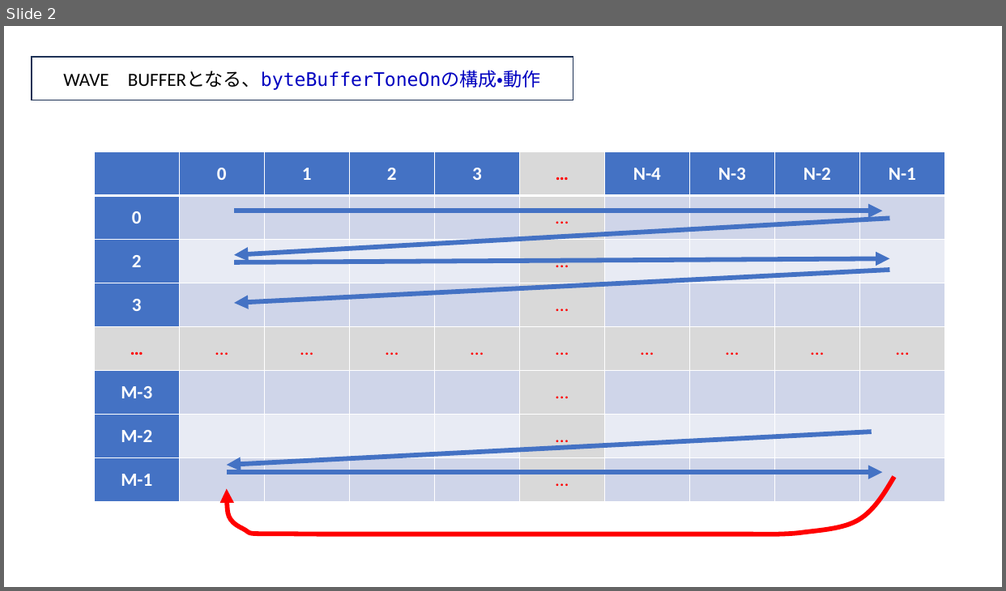
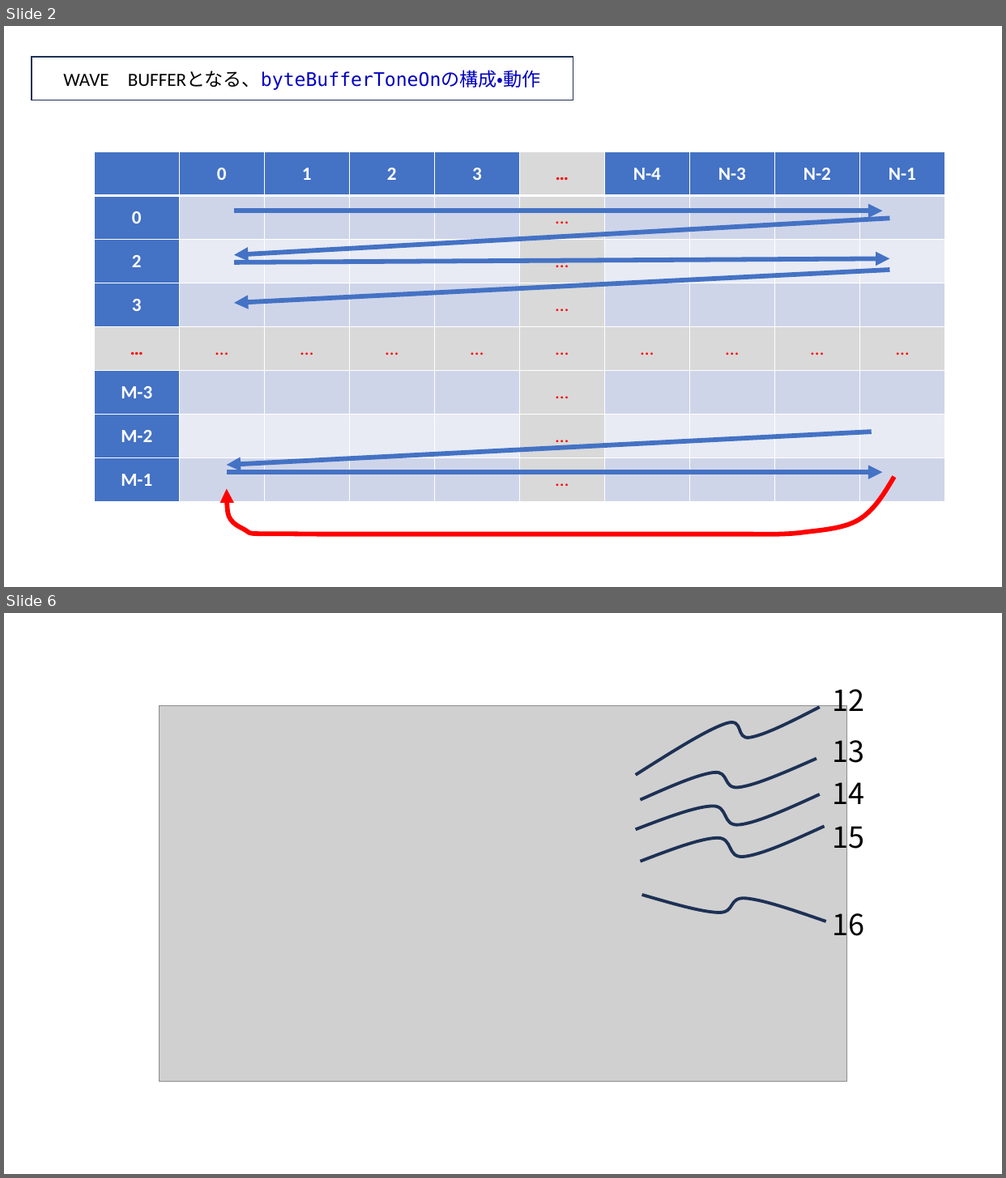
Before and after one commit to chacha-oyaji/f2a, a slide deck: 設計用資料/Structure.pptx. Shown one above the other, each under a label of ours: slide 2 before the commit, slides 2 and 6 after it; the slides between them are not shown. The pictures are 1006x591 and 1006x1178 pixels, drawn with LibreOffice and Linux fonts; fonts in the diff are those of the drawing; grey boxes stand for pictures. Boxes give left, top, right and bottom in pixels: in the first picture for what was removed or moved away, otherwise in the second. Text is boxed around its words. In the diff, an @@ line names an element or a change of style, - is before the commit and + after.

```diff
--- a/設計用資料/Structure.pptx
+++ b/設計用資料/Structure.pptx
@@ slide 6 added at <box>4,613,1002,1174</box>, background #FFFFFF @@
@@ picture added at <box>160,706,847,1082</box> @@
@@ freeform shape added at <box>636,707,820,776</box>, outline #1E3256 3 pt @@
@@ text added at <box>832,689,864,719</box>, 28 pt, text #000000 @@
+12
@@ text added at <box>832,733,864,770</box>, 28 pt, text #000000 @@
+13
@@ freeform shape added at <box>641,758,816,799</box>, outline #1E3256 3 pt @@
@@ text added at <box>832,775,864,812</box>, 28 pt, text #000000 @@
+14
@@ freeform shape added at <box>636,794,820,829</box>, outline #1E3256 3 pt @@
@@ freeform shape added at <box>641,826,825,862</box>, outline #1E3256 3 pt @@
@@ text added at <box>832,818,864,855</box>, 28 pt, text #000000 @@
+15
@@ freeform shape added at <box>641,895,826,922</box>, outline #1E3256 3 pt @@
@@ text added at <box>832,906,864,943</box>, 28 pt, text #000000 @@
+16
```
Also in this commit, not shown: 4 other slides added, 7 other files.
